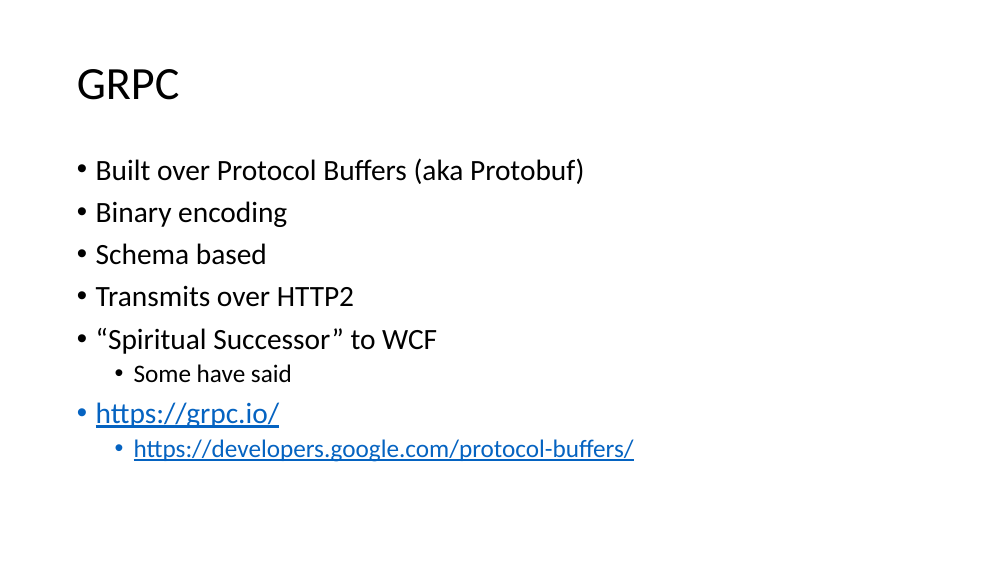
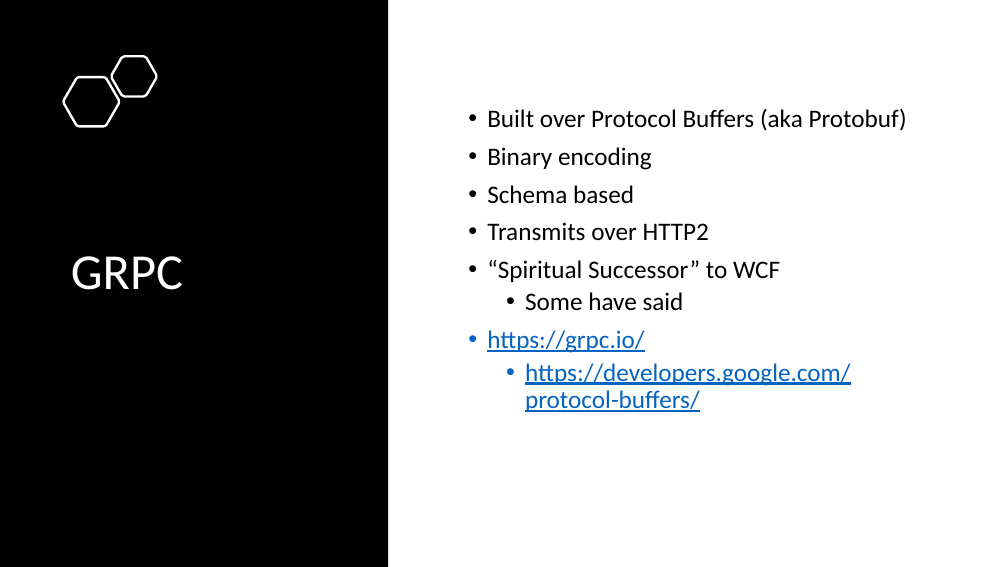
Before and after one commit to ProgrammerAL/Presentations-2020, a slide deck: slide 7 of 2020-04-14 ONETUG App Communication Juxtaposition/Presentation.pptx. Drawn at 1008x567 pixels with LibreOffice and Linux fonts; fonts in the diff are those of the drawing. Boxes give left, top, right and bottom in pixels: in the first picture for what was removed or moved away, otherwise in the second. Text is boxed around its words. In the diff, an @@ line names an element or a change of style, - is before the commit and + after.

```diff
--- a/2020-04-14 ONETUG App Communication Juxtaposition/Presentation.pptx
+++ b/2020-04-14 ONETUG App Communication Juxtaposition/Presentation.pptx
@@ rectangle added at bbox=[0, 0, 388, 567], fill #000000 @@
@@ freeform shape added at bbox=[111, 57, 157, 97], outline #FFFFFF 2.25 pt @@
@@ freeform shape added at bbox=[64, 77, 119, 126], outline #FFFFFF 2.25 pt @@
@@ title "GRPC": place and size @@
-title "GRPC" at bbox=[77, 69, 180, 100]
+title "GRPC" at bbox=[71, 256, 183, 290]
@@ title "GRPC" at bbox=[71, 256, 183, 290]: size 44 to 48 pt, text colour #000000 to #FFFFFF @@
@@ text "Built over Protocol Buffers (aka ...": place and size @@
-text "Built over Protocol Buffers (aka ..." at bbox=[96, 158, 634, 462]
+text "Built over Protocol Buffers (aka ..." at bbox=[487, 108, 907, 412]
@@ text "Built over Protocol Buffers (aka ..." at bbox=[487, 108, 907, 412]: vertical alignment top to middle @@
@@ text at bbox=[487, 108, 907, 353]: size 28 to 24 pt in "Built over Protocol Buffers (aka Protobuf)", "Binary encoding", "Schema based", "Transmits over HTTP2" and 2 more places @@
```
Also in this commit, not shown: 11 other slides changed, 1 slide added.
